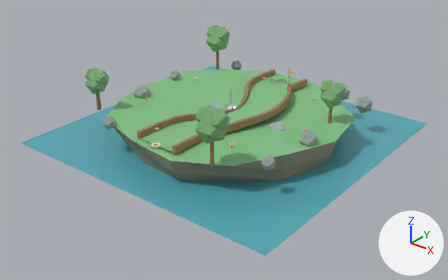
Before and after pictures for a commit that changed the glTF model ui/3d/minigolf/course-03.glb.
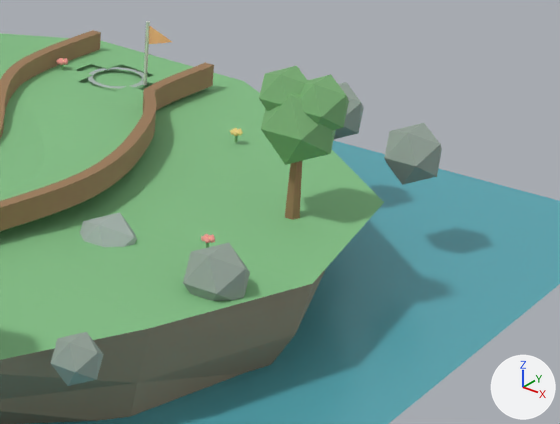
The first picture shows the older version from a camera (50 mm lens) standing at (14.71, -18.84, 10.09) and looking at (0.25, -0.76, -1.12). The close-ups show the older and then the newer version on the part from 55% to 91% of the width and 22% to 65% of the height of that picture. Only the edits that show in the close-ups are written down. Lighting does not change. The marker at lower right points along +X, +Y and +Z. Vertices at exactly the same position are counted once.

The first close-up shows 'faceted-canopy.030', 'faceted-canopy.031', 'faceted-canopy.032', 'faceted-rock.018', 'faceted-rock.019', 'faceted-rock.020', 'island-rock-plinth.002', 'island-turf-edge.002', 'rail-left', 'rail-right', 'surface-grass', 'water-plane.002' and 6 more.
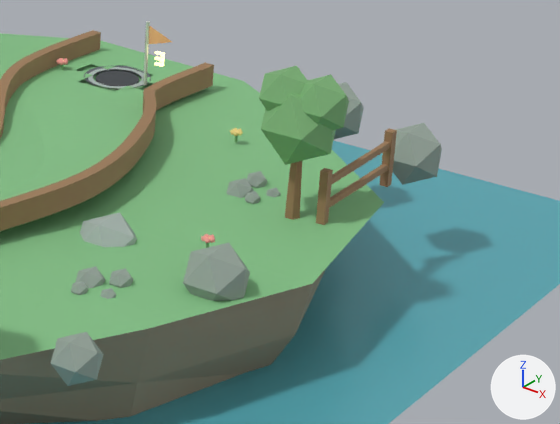
Where the change shows, as pixel boxes (x1, y1, x2, y2) in the close-ups (560 x 424 px):
'deco-fence-post.010', added (brown)
    after: (316, 168, 333, 225)
'deco-fence-post.011', added (brown)
    after: (380, 128, 397, 187)
'deco-fence-rail.011', added (brown)
    after: (331, 141, 390, 185)
'deco-fence-rail.010', added (brown)
    after: (329, 164, 388, 208)
'cup-bottom.002', moved (not visible before)
    after: (96, 71, 139, 86)
'deco-pebble.046', added
    after: (75, 266, 105, 288)
'deco-pebble.034', added
    after: (227, 178, 254, 198)
'deco-pebble.045', added
    after: (109, 268, 133, 288)
'deco-pebble.033', added
    after: (247, 171, 267, 188)
'cup-lining.002', added
    after: (84, 66, 151, 90)
'deco-pebble.047', added
    after: (71, 281, 88, 295)
'deco-pebble.035', added
    after: (245, 191, 260, 204)
'deco-pebble.044', added
    after: (100, 288, 116, 299)
'deco-pebble.032', added
    after: (266, 188, 281, 197)

Edits to the bpy script that builds the scene:
```text
Change me_cup_bottom_mesh_002:
    remove me_cup_bottom_mesh_002.from_pydata(...)  # 32 vertices, 60 faces; spans x -0.358..0.212, y 3.474..4.044, z -0.393..-0.368
    add me_cup_bottom_mesh_002.from_pydata(...)  # 32 vertices, 60 faces; spans x -0.358..0.212, y 3.474..4.044, z -0.04..-0.015
    me_cup_bottom_mesh_002 part 1: the whole mesh is moved by (0.0, 0.0, 0.352)
Add ob_deco_pebble_047:
    ob_deco_pebble_047 = bpy.data.objects.new('deco-pebble.047', me_deco_pebble_mesh_047)  # an icosphere of 20 faces spanning x 3.108..3.278, y -1.867..-1.697, z -0.055..0.115; in mat_minigolf_rock_garden (grey #97a69b)
    ob_deco_pebble_047.location = (0.0, 0.0, 0.0)
Add ob_deco_pebble_046:
    ob_deco_pebble_046 = bpy.data.objects.new('deco-pebble.046', me_deco_pebble_mesh_046)  # an icosphere of 20 faces spanning x 2.991..3.297, y -1.667..-1.361, z -0.153..0.153; in mat_minigolf_rock_garden (grey #97a69b)
    ob_deco_pebble_046.location = (0.0, 0.0, 0.0)
Add ob_deco_pebble_045:
    ob_deco_pebble_045 = bpy.data.objects.new('deco-pebble.045', me_deco_pebble_mesh_045)  # an icosphere of 20 faces spanning x 3.291..3.529, y -1.45..-1.212, z -0.089..0.149; in mat_minigolf_rock_garden (grey #97a69b)
    ob_deco_pebble_045.location = (0.0, 0.0, 0.0)
Add ob_deco_pebble_044:
    ob_deco_pebble_044 = bpy.data.objects.new('deco-pebble.044', me_deco_pebble_mesh_044)  # an icosphere of 20 faces spanning x 3.402..3.572, y -1.764..-1.594, z -0.085..0.085; in mat_minigolf_rock_garden (grey #97a69b)
    ob_deco_pebble_044.location = (0.0, 0.0, 0.0)
Add ob_deco_pebble_035:
    ob_deco_pebble_035 = bpy.data.objects.new('deco-pebble.035', me_deco_pebble_mesh_035)  # an icosphere of 20 faces spanning x 3.299..3.469, y 1.3..1.471, z -0.055..0.115; in mat_minigolf_rock_garden (grey #97a69b)
    ob_deco_pebble_035.location = (0.0, 0.0, 0.0)
Add ob_deco_pebble_034:
    ob_deco_pebble_034 = bpy.data.objects.new('deco-pebble.034', me_deco_pebble_mesh_034)  # an icosphere of 20 faces spanning x 2.991..3.297, y 1.361..1.667, z -0.153..0.153; in mat_minigolf_rock_garden (grey #97a69b)
    ob_deco_pebble_034.location = (0.0, 0.0, 0.0)
Add ob_deco_pebble_033:
    ob_deco_pebble_033 = bpy.data.objects.new('deco-pebble.033', me_deco_pebble_mesh_033)  # an icosphere of 20 faces spanning x 3.048..3.286, y 1.717..1.955, z -0.089..0.149; in mat_minigolf_rock_garden (grey #97a69b)
    ob_deco_pebble_033.location = (0.0, 0.0, 0.0)
Add ob_deco_pebble_032:
    ob_deco_pebble_032 = bpy.data.objects.new('deco-pebble.032', me_deco_pebble_mesh_032)  # an icosphere of 20 faces spanning x 3.402..3.572, y 1.594..1.764, z -0.085..0.085; in mat_minigolf_rock_garden (grey #97a69b)
    ob_deco_pebble_032.location = (0.0, 0.0, 0.0)
Add ob_deco_fence_rail_011:
    ob_deco_fence_rail_011 = bpy.data.objects.new('deco-fence-rail.011', me_deco_fence_rail_mesh_011)  # a box spanning x 4.272..4.328, y 1.35..2.85, z 0.442..0.518; in mat_minigolf_wood_garden (brown #9e7c59)
    ob_deco_fence_rail_011.location = (0.0, 0.0, 0.0)
Add ob_deco_fence_rail_010:
    ob_deco_fence_rail_010 = bpy.data.objects.new('deco-fence-rail.010', me_deco_fence_rail_mesh_010)  # a box spanning x 4.272..4.328, y 1.35..2.85, z 0.162..0.238; in mat_minigolf_wood_garden (brown #9e7c59)
    ob_deco_fence_rail_010.location = (0.0, 0.0, 0.0)
Add ob_deco_fence_post_011:
    ob_deco_fence_post_011 = bpy.data.objects.new('deco-fence-post.011', me_deco_fence_post_mesh_011)  # a box spanning x 4.25..4.35, y 2.8..2.9, z -0.04..0.64; in mat_minigolf_wood_garden (brown #9e7c59)
    ob_deco_fence_post_011.location = (0.0, 0.0, 0.0)
Add ob_deco_fence_post_010:
    ob_deco_fence_post_010 = bpy.data.objects.new('deco-fence-post.010', me_deco_fence_post_mesh_010)  # a box spanning x 4.25..4.35, y 1.3..1.4, z -0.04..0.64; in mat_minigolf_wood_garden (brown #9e7c59)
    ob_deco_fence_post_010.location = (0.0, 0.0, 0.0)
Add ob_cup_lining_002:
    ob_cup_lining_002 = bpy.data.objects.new('cup-lining.002', me_cup_lining_mesh_002)  # 36 vertices, 36 faces; spans x -0.513..0.367, y 3.326..4.193, z -0.042..0.004; in mat_minigolf_cup_lining_garden (grey #656c73)
    ob_cup_lining_002.location = (0.0, 0.0, 0.0)
```
